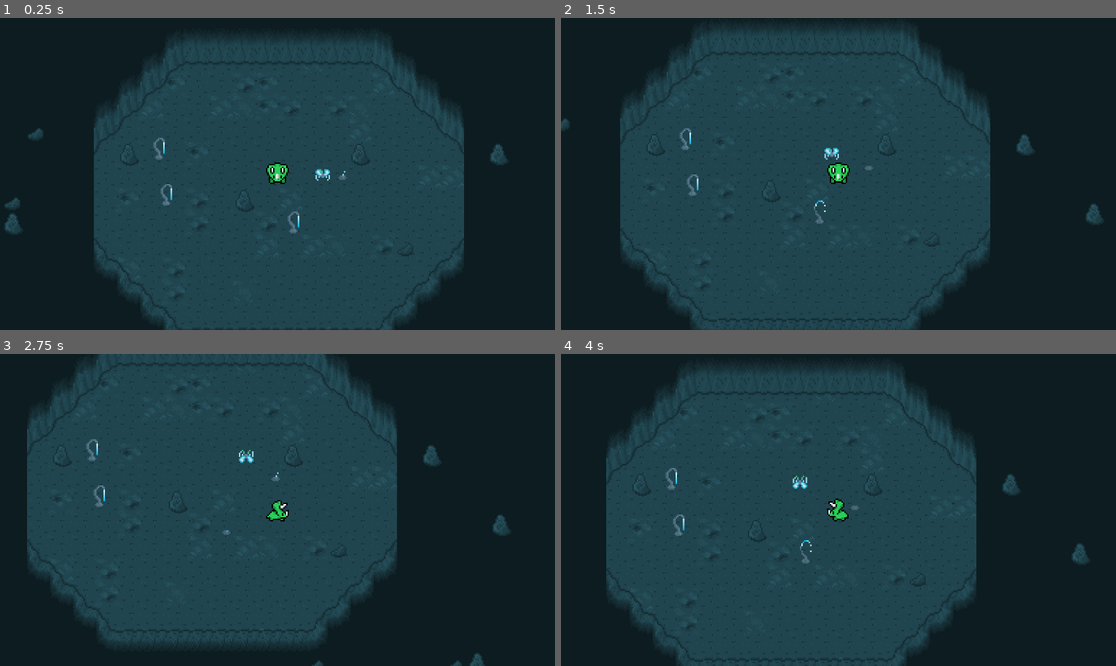
Above: before the commit, frames 1-4 (two rows, left to right).
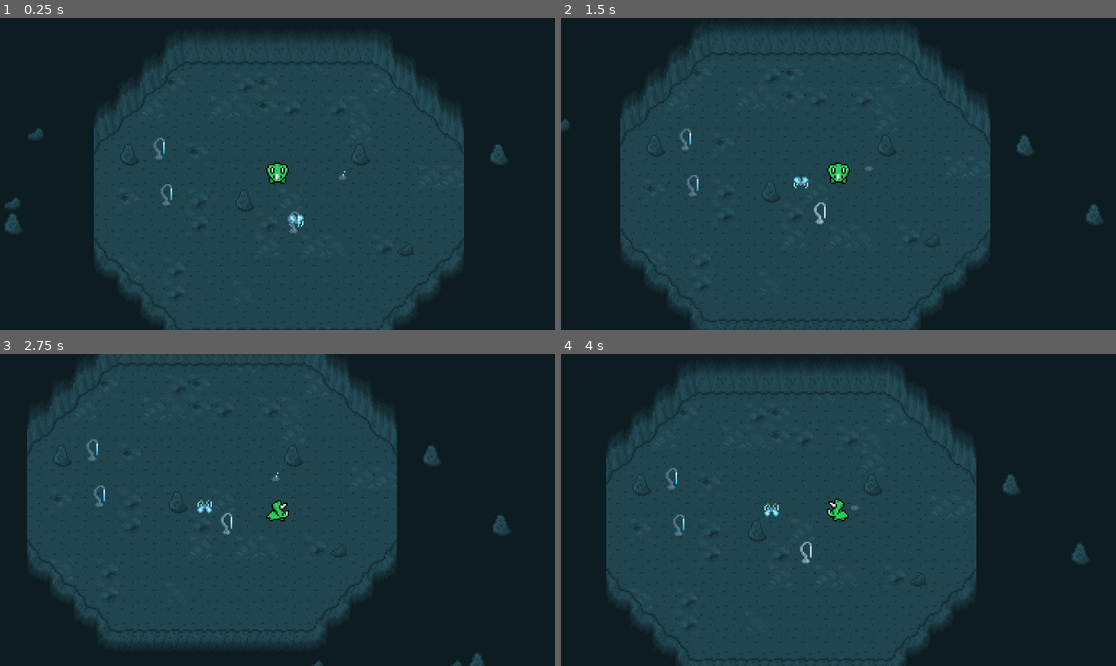
Above: after the commit, the same moments.

Repository: TheYellowRaptor/2D-game
Game: Godot game, scene res://Mapas/Cave.tscn
The game is run twice, just before and just after one commit, with the same random seed, the same clock (stepped at 60 frames per second) and the same inputs. This scene is started directly instead of the project's main scene.
Inputs (mouse positions are in pixels of both pictures, inside the frame that each line leads up to):
- Up to frame 1 (0.25 s): no input
- Up to frame 2 (1.5 s): move the mouse to (960, 158) at 0.52 s; hold Right (Tecla_Derecha) 0.53-1.28 s; move the mouse to (727, 189) at 1.27 s; hold Down (Tecla_Abajo) from 1.28 s (still down)
- Up to frame 3 (2.75 s): move the mouse to (333, 441) at 2.02 s; release Down (Tecla_Abajo) at 2.03 s; hold Right (Tecla_Derecha) from 2.03 s (still down)
- Up to frame 4 (4 s): move the mouse to (810, 572) at 2.77 s; release Right (Tecla_Derecha) at 2.78 s; hold Up (Tecla_Arriba) 2.78-3.53 s; move the mouse to (1005, 556) at 3.52 s; hold Left (Tecla_Izquierda) from 3.53 s (still down)

The runs differ from the first frame. In frame 1, 0.1% of the frame differs, in the area x 52-60%, y 48-69%; in frame 2, 0.4%, in the area x 0-98%, y 8-98%; in frame 3, 0.2%; in frame 4, 0.2%.

Commit message:
Se creó área de pruebas

Diff:
--- a/Characters/Cave_moth/cave_moth.gd
+++ b/Characters/Cave_moth/cave_moth.gd
@@ -24,6 +24,9 @@
 		)
 		timer.start(randf_range(0,0.5))
 	if(current_state == NPC_state.ATTRACTED):
+#		direction_movement += Vector2(
+#			self.position.lerp(Light_trap_position, 0.5)
+#		)
 		var x_res = (Light_trap_position.x - self.position.x)
 		var y_res = (Light_trap_position.y - self.position.y)
 		if(abs(x_res) > abs(y_res)):
--- a/Characters/Lightrap/Light_trap.gd
+++ b/Characters/Lightrap/Light_trap.gd
@@ -20,7 +20,7 @@
 		if (current_state == NPC_state.EMERGED):
 			state_machine.travel("Idle_glow_up")
 			body.current_state = body.NPC_state.ATTRACTED
-			body.Light_trap_position = self.position
+			body.Light_trap_position = $CollisionPolygon2D.position
 		if (current_state == NPC_state.HIDED):
 			state_machine.travel("Idle_Hide_Searching")
 	#	pass # Replace with function body.
--- a/Mapas/Cave.tscn
+++ b/Mapas/Cave.tscn
@@ -122,6 +122,6 @@
 zoom = Vector2(3, 3)
 
 [node name="Cave_moth" parent="." instance=ExtResource("4_m8odl")]
-position = Vector2(45, 70)
+position = Vector2(28, 107)
 
 [editable path="CeratoPlayer"]
--- /dev/null
+++ b/Testing_area.gd
@@ -0,0 +1,8 @@
+extends Node2D
+
+const FOLLOW_SPEED = 2.0
+
+func _physics_process(delta):
+	var mouse_position = get_local_mouse_position()
+
+	$Cave_moth.position = $Cave_moth.position.lerp(mouse_position, delta * FOLLOW_SPEED)
--- /dev/null
+++ b/testing_area.tscn
@@ -0,0 +1,13 @@
+[gd_scene load_steps=3 format=3 uid="uid://dtbe5hjq24v8x"]
+
+[ext_resource type="Script" path="res://Testing_area.gd" id="1_6gtli"]
+[ext_resource type="PackedScene" uid="uid://c3t0m0awtgtjn" path="res://Characters/Cave_moth/cave_moth.tscn" id="2_dew5i"]
+
+[node name="Testing_area" type="Node2D"]
+script = ExtResource("1_6gtli")
+
+[node name="Cave_moth" parent="." instance=ExtResource("2_dew5i")]
+position = Vector2(38, 95)
+
+[node name="Camera2D" type="Camera2D" parent="."]
+zoom = Vector2(3, 3)
